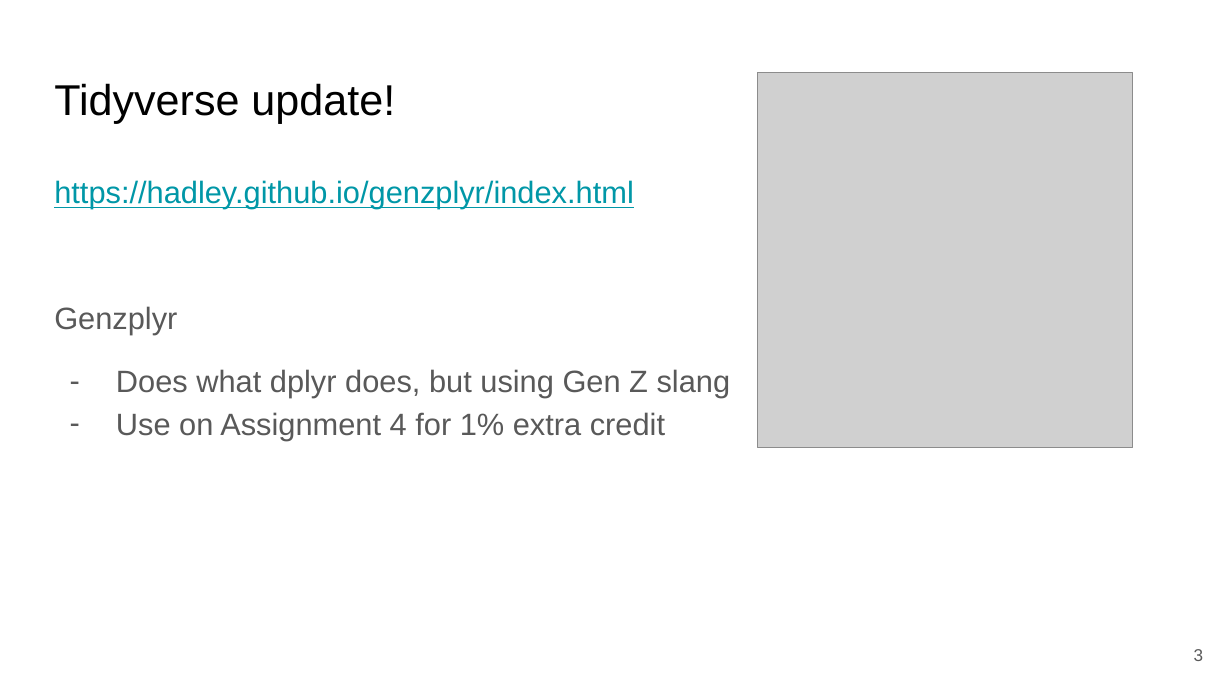
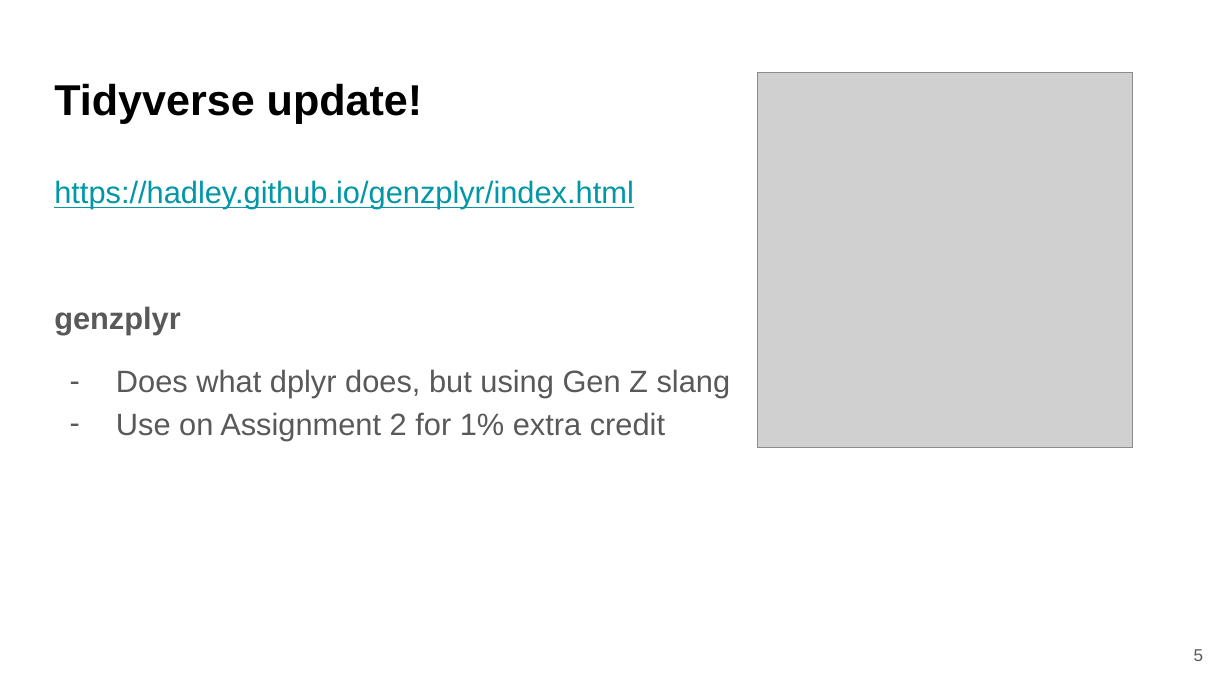
Before and after one commit to bmaitner/biometry_course, a slide deck: slide 5 of lectures/Lecture_07_tidyverse.pptx (slide 3 before the commit). Drawn at 1232x693 pixels with LibreOffice and Linux fonts; fonts in the diff are those of the drawing; grey boxes stand for pictures. Boxes give left, top, right and bottom in pixels: in the first picture for what was removed or moved away, otherwise in the second. Text is boxed around its words. In the diff, an @@ line names an element or a change of style, - is before the commit and + after.

```diff
--- a/lectures/Lecture_07_tidyverse.pptx
+++ b/lectures/Lecture_07_tidyverse.pptx
@@ title "Tidyverse update!" at [54,83,423,123]: bold on @@
@@ text at [54,306,180,335]: text changed; bold on @@
-Genzplyr
+genzplyr
@@ text at [116,412,665,441]: text changed @@
-– Use on Assignment 4 for 1% extra credit
+– Use on Assignment 2 for 1% extra credit
@@ page number at [1194,649,1204,661]: text changed @@
-3
+5
```
Also in this commit, not shown: 27 other slides changed, 6 slides added, 1 slide removed, 1 other file.
